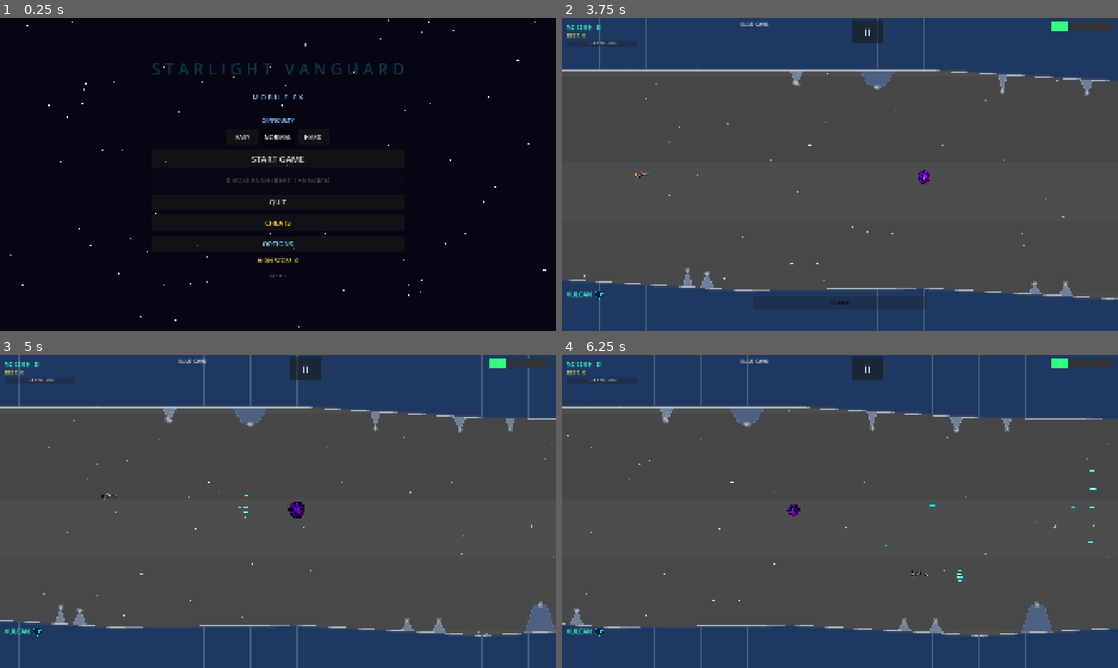
Above: before the commit, frames 1-4 (two rows, left to right).
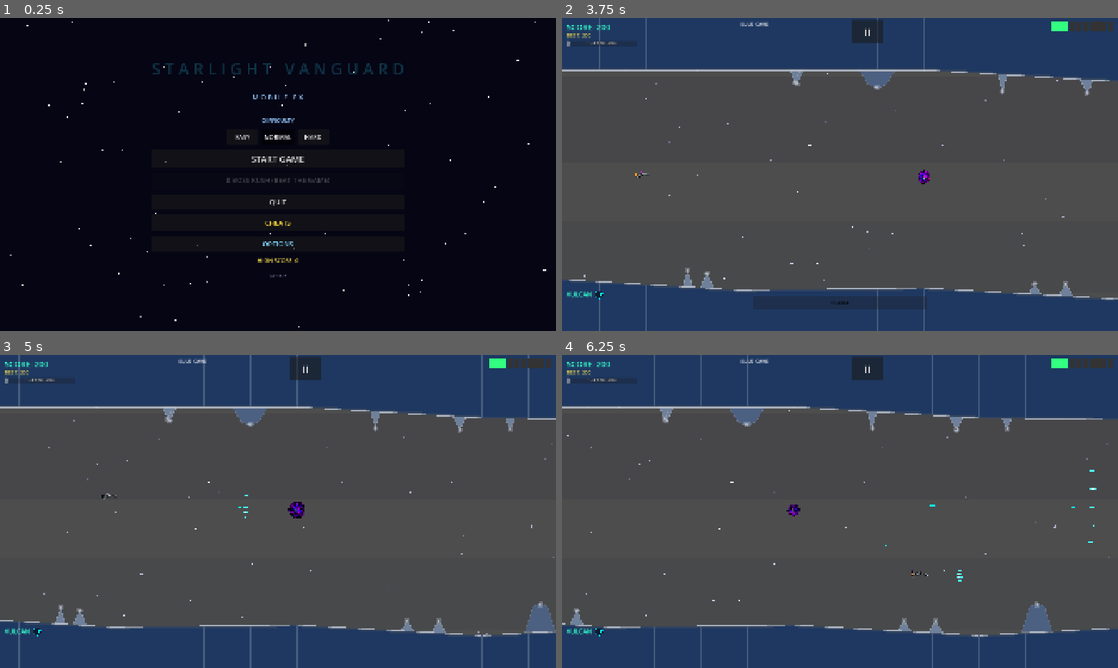
Above: after the commit, the same moments.

Repository: b6-stack/rtype-game
Game: Godot game, scene res://scenes/main_menu/MainMenu.tscn
The game is run twice, just before and just after one commit, with the same random seed, the same clock (stepped at 60 frames per second) and the same inputs.
Inputs (mouse positions are in pixels of both pictures, inside the frame that each line leads up to):
- Up to frame 1 (0.25 s): no input
- Up to frame 2 (3.75 s): click "EASY" at 0.5 s; click "EASY" at 1.25 s; click "NORMAL" at 2 s; click "NORMAL" at 2.75 s; click "START GAME" at 3.5 s
- Up to frame 3 (5 s): tap Enter at 4.25 s; move the mouse to (400, 495) at 4.27 s; hold D (move_right) from 4.28 s (still down); tap Z (charge) at 4.35 s; click (400, 495) at 4.42 s
- Up to frame 4 (6.25 s): release D (move_right) at 5 s; drag from (728, 527) to (812, 574) at 5.02 s; move the mouse to (895, 442) at 5.77 s; hold D (move_right) from 5.78 s (still down); tap Z (charge) at 5.85 s

The runs differ from the first frame. In frame 1, less than 0.1% of the frame differs, in the area x 51-52%, y 82-83%; in frame 2, less than 0.1%, in the area x 0-9%, y 2-10%; in frame 3, less than 0.1%; in frame 4, less than 0.1%.

Commit message:
Enemies explode before despawning near walls, instead of just vanishing
Both landscape-collision and wall-proximity despawn backstops
(introduced earlier to stop enemies embedding in the terrain) called
queue_free() directly — the enemy would just silently pop out of
existence, which read as visually broken. Both now go through the
normal death path (_die()) instead, playing the same explosion FX and
SFX as a regular kill. Verified via an integration test: an enemy
spawned within the wall margin is replaced by an ExplosionFX node
instead of just disappearing.

v2.10.2

Co-Authored-By: Claude Sonnet 5 <noreply@anthropic.com>

Diff:
--- a/autoloads/GameState.gd
+++ b/autoloads/GameState.gd
@@ -8,7 +8,7 @@
 
 ## Bump this alongside export_presets.cfg's version/name on every release
 ## so the main menu version label reflects what's actually installed.
-const APP_VERSION := "2.10.1"
+const APP_VERSION := "2.10.2"
 
 signal score_changed(new_score: int)
 signal lives_changed(new_lives: int)
--- a/scenes/enemies/EnemyBase.gd
+++ b/scenes/enemies/EnemyBase.gd
@@ -78,11 +78,13 @@
 	# despawn margin caught), destroy it immediately rather than let it
 	# sit embedded in the wall — for its own protection as much as the
 	# player's, since a homing missile chasing it would otherwise crash
-	# into the landscape instead of tracking a real threat.
+	# into the landscape instead of tracking a real threat. Goes through
+	# the normal death explosion+SFX (_die()) rather than silently
+	# vanishing — popping out of existence read as visually broken.
 	for i in get_slide_collision_count():
 		var collider: Object = get_slide_collision(i).get_collider()
 		if collider and (collider is StaticBody2D or (collider is CollisionObject2D and (collider.collision_layer & 1) != 0)):
-			queue_free()
+			_die()
 			return
 
 	_shoot_timer -= delta
@@ -95,11 +97,13 @@
 		queue_free()
 		return
 
-	# Despawn if too close to (or inside) the corridor walls.
+	# Despawn if too close to (or inside) the corridor walls — same
+	# explosion-first treatment as the landscape collision backstop above.
 	if level_generator:
 		var bounds: Vector2 = level_generator.get_corridor_bounds()
 		if global_position.y < bounds.x + WALL_DESPAWN_MARGIN or global_position.y > bounds.y - WALL_DESPAWN_MARGIN:
-			queue_free()
+			_die()
+			return
 
 # ── Override these ────────────────────────────────────────────
 
Not shown, changed: export_presets.cfg
